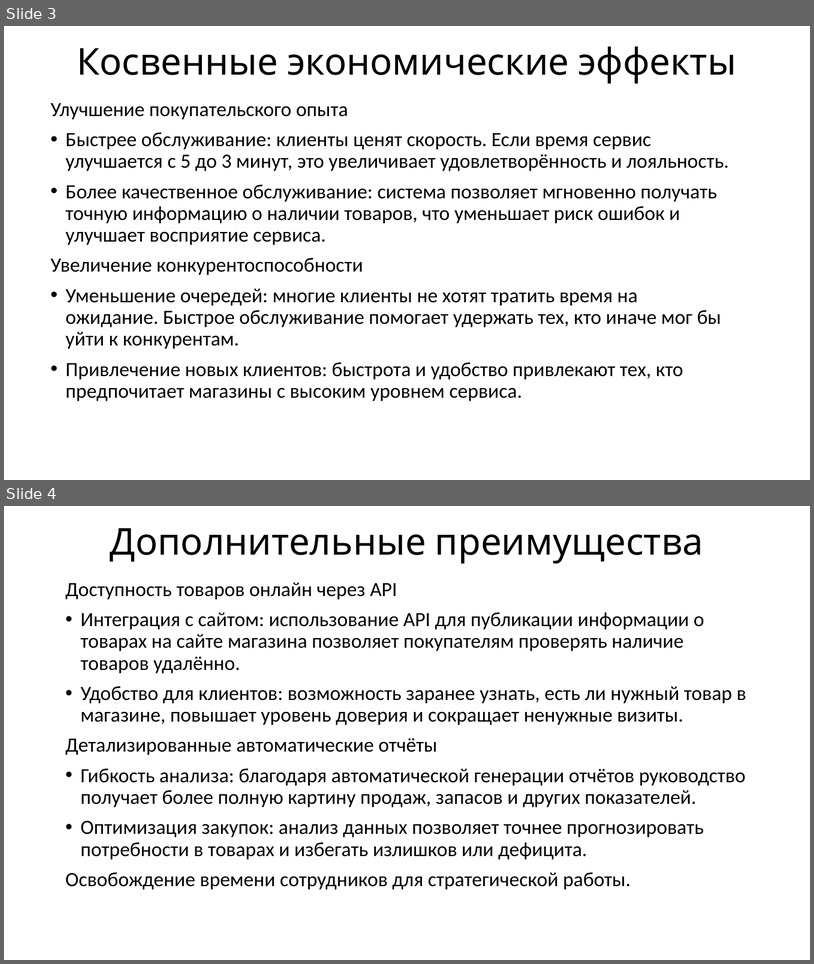
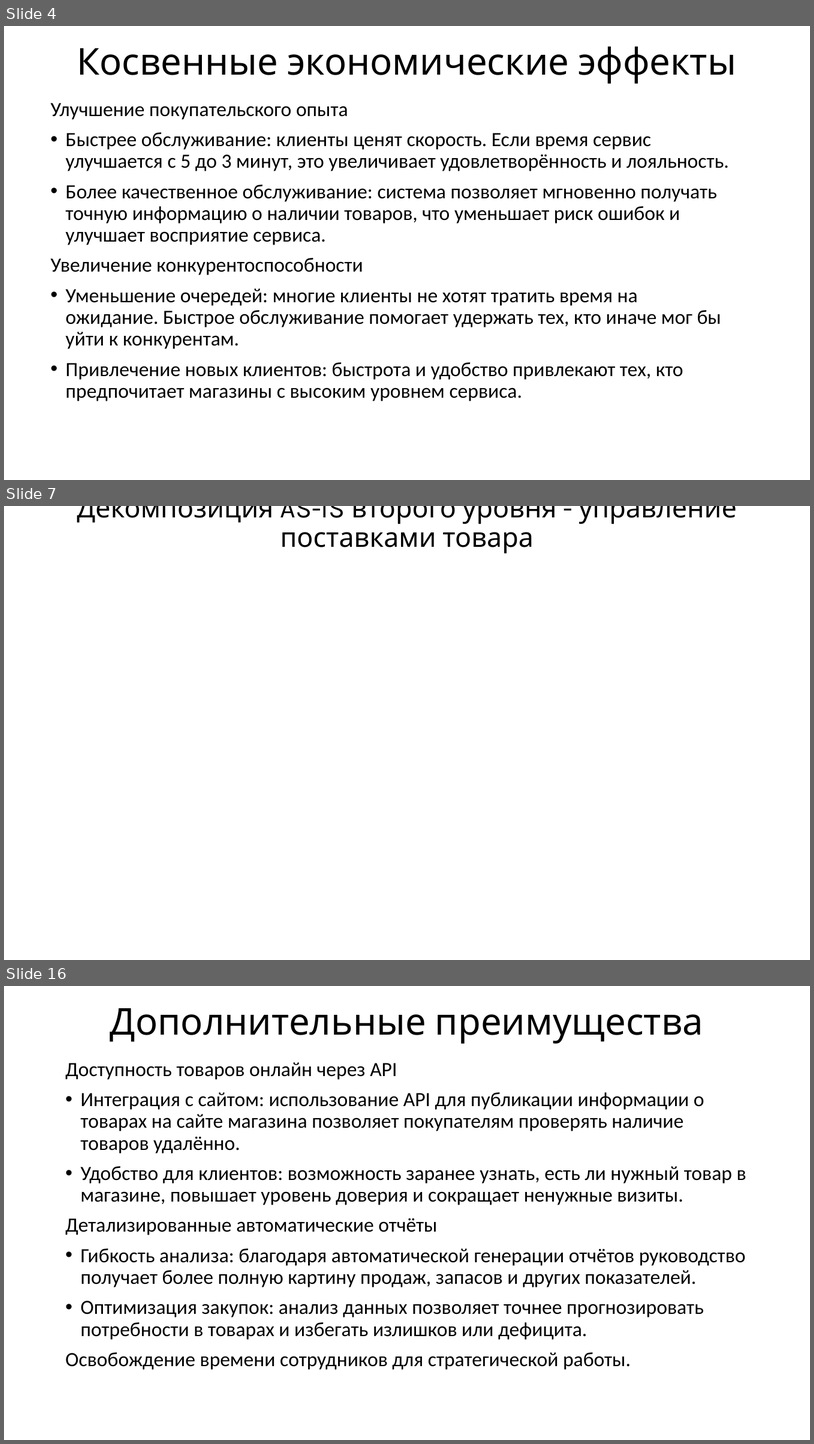
Before and after one commit to Slowpool/diploma-musical-shop-, a slide deck: OuterData/practice_report.pptx. Shown one above the other, each under a label of ours: slides 3 and 4 before the commit, slides 4, 7 and 16 after it; the slides between them are not shown. The pictures are 814x964 and 814x1444 pixels, drawn with LibreOffice and Linux fonts; fonts in the diff are those of the drawing; background and template pictures are left out. Boxes give left, top, right and bottom in pixels: in the first picture for what was removed or moved away, otherwise in the second. Text is boxed around its words. In the diff, an @@ line names an element or a change of style, - is before the commit and + after.

```diff
--- a/OuterData/practice_report.pptx
+++ b/OuterData/practice_report.pptx
@@ slide 7 added at (4, 506, 810, 960), background picture (left out) @@
@@ title added at (77, 506, 737, 553), 32 pt, text #000000 @@
+Декомпозиция AS-IS второго уровня - управление поставками товара
@@ what was slide 3 is now slide 4 @@
@@ what was slide 4 is now slide 16 @@
```
Also in this commit, not shown: 10 other slides added, 12 other files.
